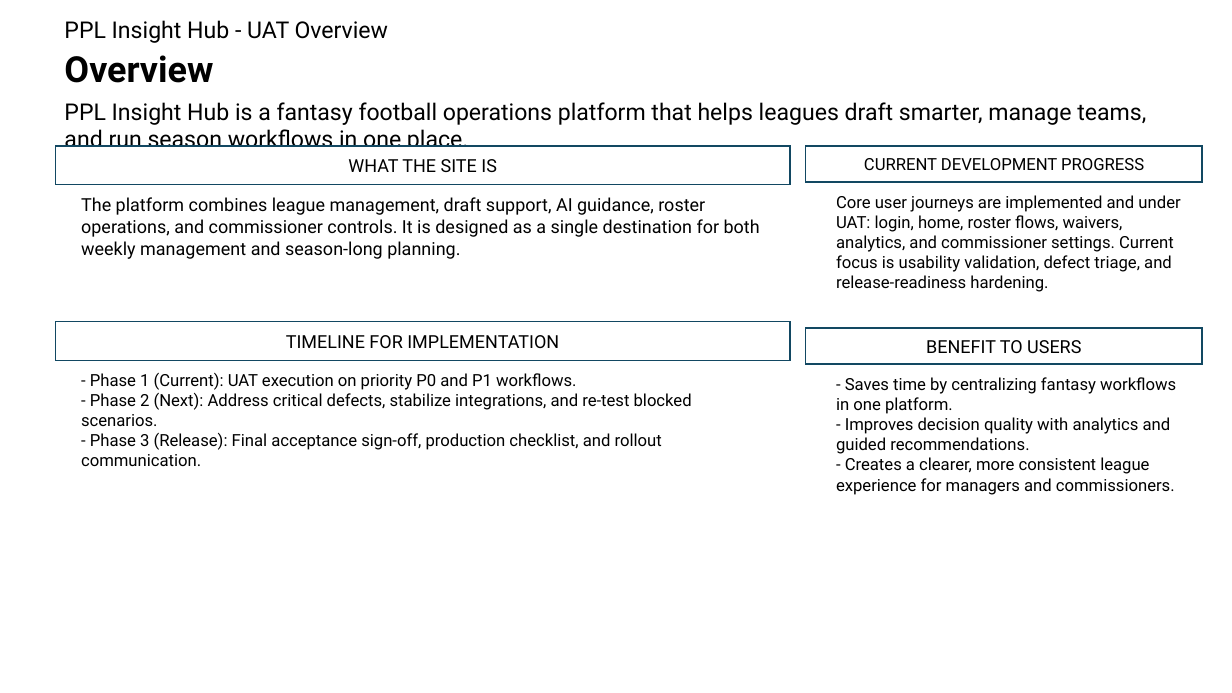
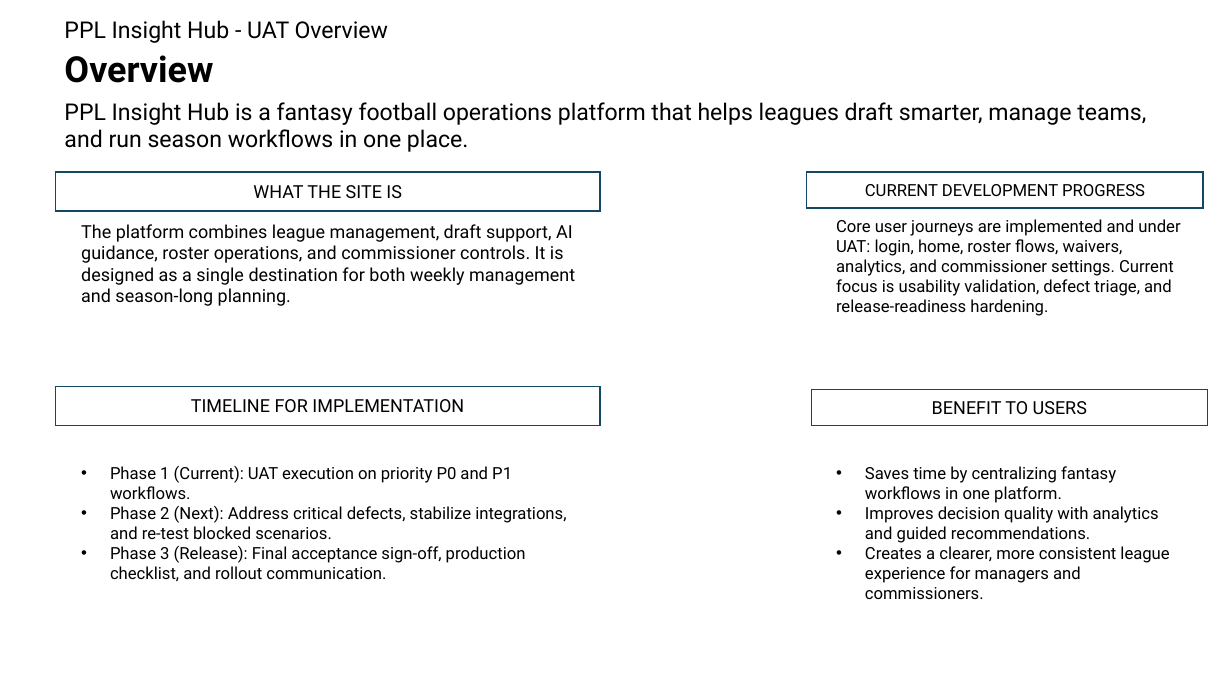
Before and after one commit to NPGrant81/fantasy-football-pi, a slide deck: slide 2 of docs/uat/uat_overview.pptx. Drawn at 1232x693 pixels with LibreOffice and Linux fonts; fonts in the diff are those of the drawing. Boxes give left, top, right and bottom in pixels: in the first picture for what was removed or moved away, otherwise in the second. Text is boxed around its words. In the diff, an @@ line names an element or a change of style, - is before the commit and + after.

```diff
--- a/docs/uat/uat_overview.pptx
+++ b/docs/uat/uat_overview.pptx
@@ text "PPL Insight Hub is a ..." rewrapped from [64, 102, 1146, 147] to [64, 102, 1146, 152] @@
@@ rectangle "WHAT THE SITE IS": place and size @@
-rectangle "WHAT THE SITE IS" at [55, 146, 790, 185]
+rectangle "WHAT THE SITE IS" at [55, 172, 600, 211]
@@ rectangle "CURRENT DEVELOPMENT PROGRESS": place and size @@
-rectangle "CURRENT DEVELOPMENT PROGRESS" at [806, 146, 1202, 182]
+rectangle "CURRENT DEVELOPMENT PROGRESS" at [807, 172, 1203, 208]
@@ text "The platform combines league management, ..." rewrapped from [81, 197, 760, 259] to [81, 224, 575, 306] @@
@@ text "Core user journeys are implemented ...": place and size @@
-text "Core user journeys are implemented ..." at [836, 195, 1180, 292]
+text "Core user journeys are implemented ..." at [836, 219, 1180, 316]
@@ rectangle "TIMELINE FOR IMPLEMENTATION": place and size @@
-rectangle "TIMELINE FOR IMPLEMENTATION" at [55, 322, 790, 360]
+rectangle "TIMELINE FOR IMPLEMENTATION" at [55, 386, 600, 425]
@@ rectangle "BENEFIT TO USERS": place and size @@
-rectangle "BENEFIT TO USERS" at [806, 328, 1202, 364]
+rectangle "BENEFIT TO USERS" at [811, 389, 1208, 425]
@@ text at [110, 466, 566, 581]: text changed @@
-- Phase 1 (Current): UAT execution on priority P0 and P1 workflows.
-- Phase 2 (Next): Address critical defects, stabilize integrations, and re-test blocked scenarios.
-- Phase 3 (Release): Final acceptance sign-off, production checklist, and rollout communication.
+• Phase 1 (Current): UAT execution on priority P0 and P1 workflows.
+• Phase 2 (Next): Address critical defects, stabilize integrations, and re-test blocked scenarios.
+• Phase 3 (Release): Final acceptance sign-off, production checklist, and rollout communication.
@@ text at [865, 466, 1169, 599]: text changed @@
-- Saves time by centralizing fantasy workflows in one platform.
-- Improves decision quality with analytics and guided recommendations.
-- Creates a clearer, more consistent league experience for managers and commissioners.
+• Saves time by centralizing fantasy workflows in one platform.
+• Improves decision quality with analytics and guided recommendations.
+• Creates a clearer, more consistent league experience for managers and commissioners.
```
Also in this commit, not shown: 24 other slides changed, 8 slides added, 3 other files.
